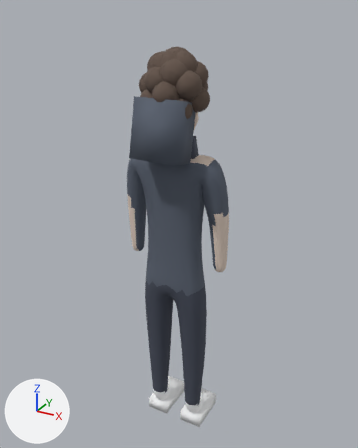
Two versions of the glTF model assets/models/chase.glb, one commit apart.
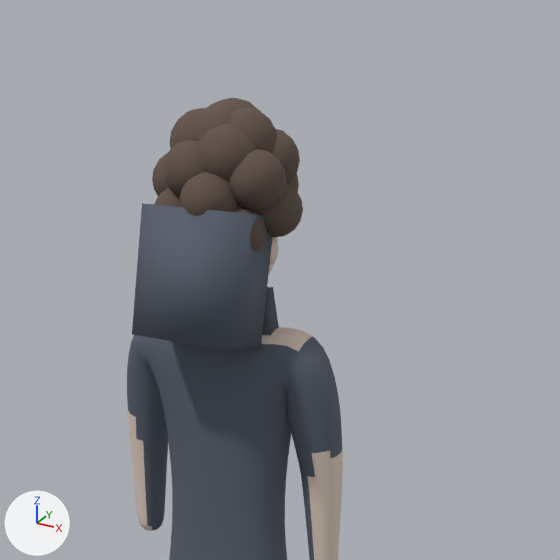
There are two pictures of each version: one whole from a 50 mm lens placed at (1.08, -1.92, 2.17), pointed at (-0.01, 0.06, 1.18), one close up on the part from 19% to 93% of the width and 0% to 59% of the height. Lighting does not change. The marker at lower left points along +X, +Y and +Z. The first two pictures are the older version. Where no turn or scale is listed for an object, it has been applied to the vertices. Vertices at exactly the same position are counted once.

Script lines for the objects in view, before the commit:
```python
me_bodymesh = bpy.data.meshes.new('BodyMesh')
me_bodymesh.from_pydata(...)  # 8142 vertices, 16152 faces; spans x -0.27..0.27, y -0.2..0.2, z -1.01..1.01
# faces by material slot: [2572, 1706, 1630, 752, 760, 8696, 24, 12]
me_bodymesh.materials.append(mat_skin)  # pale yellow #e2d0c2
me_bodymesh.materials.append(mat_hoodie)  # greyish blue #59616f
me_bodymesh.materials.append(mat_denim)  # greyish blue #454b59
me_bodymesh.materials.append(mat_shoe)  # white #f7f8f9
me_bodymesh.materials.append(mat_facephoto)
me_bodymesh.materials.append(mat_hair)  # brown #65554b
me_bodymesh.materials.append(mat_hoodierib)  # greyish blue #4b505d
me_bodymesh.materials.append(mat_zipper)  # white #edeff3
ob_chaseprototype = bpy.data.objects.new('ChasePrototype', me_bodymesh)
ob_chaseprototype.location = (0.0, 0.0, 1.006)
```
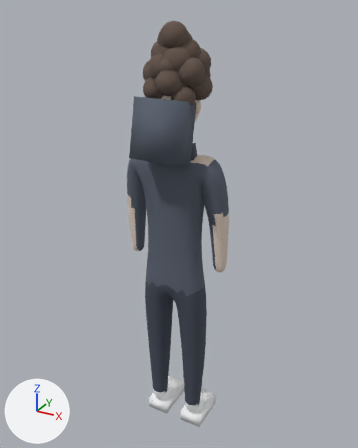
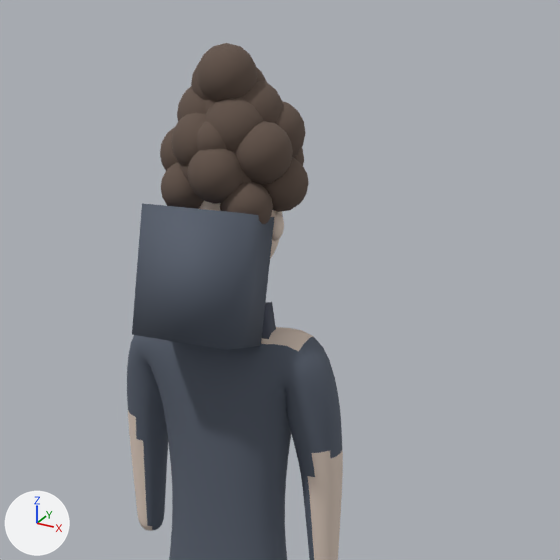
Commit message: Improve Chase face visibility in GLB

Location of each change, (x1, y1, x2, y2) in pixels of the close-ups (560 x 560 px; the box of a moved part takes in the faces that stretch with it):
'ChasePrototype', reshaped, moved: before (127, 98, 343, 560); after (127, 43, 343, 560)
part 1 of me_bodymesh, moved or reshaped (mostly hidden): before (268, 237, 277, 276); after (199, 201, 283, 259)
part 2 of me_bodymesh, moved or reshaped: before (270, 237, 278, 265); after (272, 211, 284, 241)
part 3 of me_bodymesh, moved or reshaped: before (132, 203, 272, 350); after (132, 203, 274, 350)
part 4 of me_bodymesh, moved or reshaped (not visible before): after (180, 165, 252, 183)
part 5 of me_bodymesh, moved or reshaped: before (214, 98, 258, 113); after (197, 43, 257, 102)
part 6 of me_bodymesh, moved or reshaped (not visible before): after (191, 63, 209, 100)
part 7 of me_bodymesh, moved or reshaped: before (230, 107, 276, 151); after (242, 81, 283, 123)
part 8 of me_bodymesh, moved or reshaped: before (170, 108, 205, 149); after (177, 86, 206, 121)
part 9 of me_bodymesh, moved or reshaped (not visible before): after (256, 67, 267, 82)
part 10 of me_bodymesh, moved or reshaped: before (198, 124, 256, 181); after (205, 97, 263, 153)
part 11 of me_bodymesh, moved or reshaped: before (269, 129, 300, 184); after (275, 101, 305, 158)
part 12 of me_bodymesh, moved or reshaped: before (163, 140, 205, 197); after (171, 113, 206, 166)
part 13 of me_bodymesh, moved or reshaped: before (228, 149, 286, 212); after (235, 121, 293, 184)
part 14 of me_bodymesh, moved or reshaped: before (152, 152, 169, 196); after (160, 126, 178, 171)
part 15 of me_bodymesh, moved or reshaped (mostly hidden): before (289, 174, 299, 192); after (294, 148, 304, 165)
part 16 of me_bodymesh, moved or reshaped: before (180, 172, 237, 216); after (187, 149, 243, 204)
part 17 of me_bodymesh, moved or reshaped: before (154, 183, 303, 336); after (161, 122, 309, 339)

The edits, one by one:
me_bodymesh is used by ob_chaseprototype; location (0.0, 0.0, 1.006).
me_bodymesh had 8142 vertices, 16152 faces and spanned x -0.27..0.27, y -0.2..0.2, z -1.01..1.01.
me_bodymesh now has 8142 vertices, 16152 faces and spans x -0.27..0.27, y -0.2..0.2, z -1.06..1.06.
me_bodymesh part 1: the loose piece of 1002 vertices spanning x -0.1..0.1, y -0.1..0.12, z 0.59..0.83 is moved by (0.0, 0.03, -0.01).
me_bodymesh part 2: the loose piece of 128 vertices spanning x 0.08..0.11, y -0.01..0.03, z 0.68..0.74 is moved by (0.0, 0.03, -0.01).
me_bodymesh part 3: the loose piece of 8 vertices spanning x -0.11..0.11, y -0.2..0.0, z 0.53..0.81 is moved by (0.0, 0.0, -0.05).
me_bodymesh part 4: the loose piece of 478 vertices spanning x -0.11..0.11, y -0.11..0.12, z 0.69..0.89 is scaled about its middle by (0.889, 0.715, 0.705), then moved by (0.0, -0.01, 0.04).
me_bodymesh part 5: the loose piece of 178 vertices spanning x -0.06..0.08, y -0.06..0.08, z 0.86..1.01 is scaled about its middle by 0.84, then moved by (0.0, -0.02, 0.06).
me_bodymesh part 6: the loose piece of 178 vertices spanning x -0.09..0.05, y -0.04..0.1, z 0.85..0.99 is scaled about its middle by 0.84, then moved by (0.0, -0.02, 0.06).
me_bodymesh part 7: the loose piece of 178 vertices spanning x -0.03..0.11, y -0.07..0.07, z 0.86..0.99 is moved by (0.0, 0.03, 0.0).
me_bodymesh part 8: the loose piece of 178 vertices spanning x -0.11..0.02, y -0.09..0.05, z 0.85..0.99 is moved by (0.0, 0.03, 0.0).
me_bodymesh part 9: the loose piece of 178 vertices spanning x -0.05..0.08, y -0.01..0.12, z 0.84..0.97 is scaled about its middle by 0.84, then moved by (0.0, -0.02, 0.06).
me_bodymesh part 10: the loose piece of 178 vertices spanning x -0.04..0.1, y -0.11..0.02, z 0.83..0.97 is moved by (0.0, 0.03, 0.0).
me_bodymesh part 11: the loose piece of 178 vertices spanning x 0.01..0.14, y -0.03..0.1, z 0.82..0.95 is moved by (0.0, 0.03, 0.0).
me_bodymesh part 12: the loose piece of 178 vertices spanning x -0.1..0.03, y -0.13..0.0, z 0.81..0.94 is moved by (0.0, 0.03, 0.0).
me_bodymesh part 13: the loose piece of 178 vertices spanning x 0.03..0.15, y -0.1..0.02, z 0.8..0.92 is moved by (0.0, 0.03, 0.0).
me_bodymesh part 14: the loose piece of 178 vertices spanning x -0.16..-0.04, y -0.07..0.05, z 0.78..0.9 is moved by (0.0, 0.03, 0.0).
me_bodymesh part 15: the loose piece of 178 vertices spanning x 0.0..0.12, y 0.03..0.14, z 0.77..0.89 is moved by (0.0, 0.03, 0.0).
me_bodymesh part 16: the loose piece of 178 vertices spanning x -0.04..0.07, y -0.15..-0.04, z 0.76..0.88 is moved by (0.0, 0.03, 0.0).
me_bodymesh part 17: 1092 of 8142 vertices moved; they spanned x -0.15..0.16, y -0.12..0.16, z -0.08..0.87 and now span x -0.14..0.16, y -0.1..0.16, z -0.13..0.92; mean shift (0.0, -0.01, 0.02); largest move (0.01, 0.16, 0.74) -> (0.0, -0.02, 0.86).
Other edits to the shape of me_bodymesh do not show in these pictures.
Object 'ChasePrototype' (ob_chaseprototype) moves from (0.0, 0.0, 1.006) to (0.0, 0.0, 1.056).
